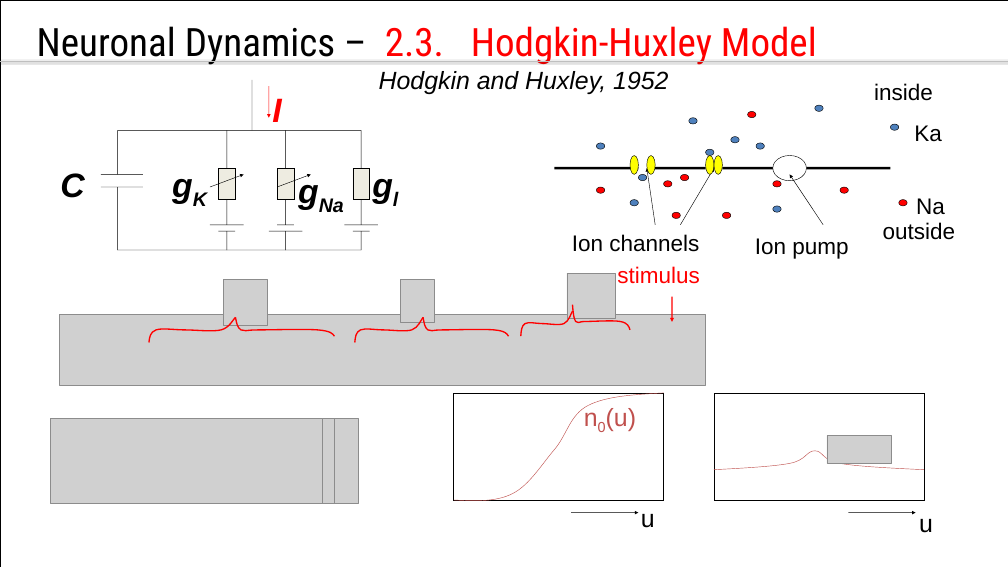
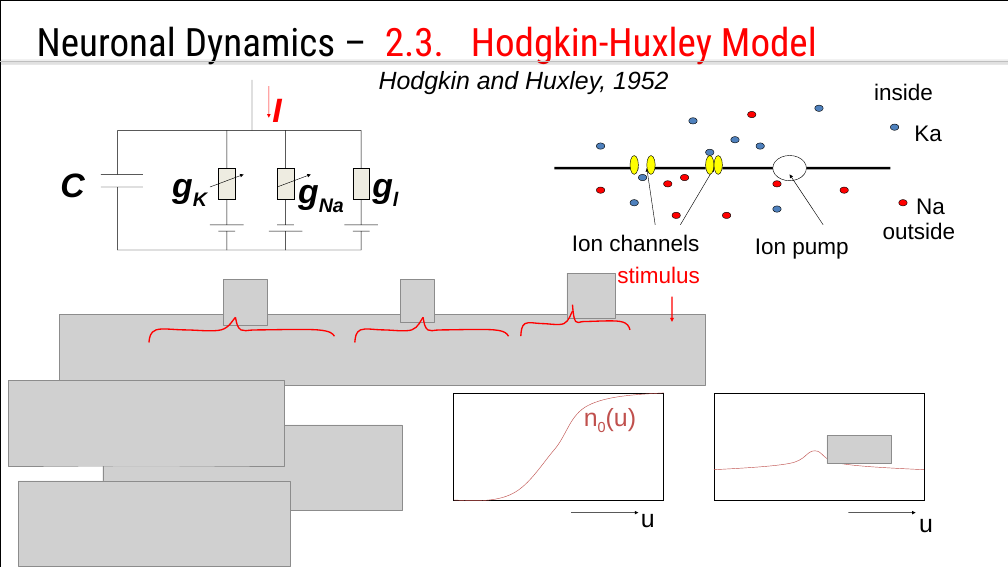
Before and after one commit to sakimarquis/Mooc, a slide deck: slide 26 of Neuronal Dynamics/2. The Hodgkin-Huxley model and detailed ion-current based neuron models/week2-HH.pptx (slide 24 before the commit). Drawn at 1008x567 pixels with LibreOffice and Linux fonts; fonts in the diff are those of the drawing; grey boxes stand for pictures. Boxes give left, top, right and bottom in pixels: in the first picture for what was removed or moved away, otherwise in the second. Text is boxed around its words. In the diff, an @@ line names an element or a change of style, - is before the commit and + after.

```diff
--- a/Neuronal Dynamics/2. The Hodgkin-Huxley model and detailed ion-current based neuron models/week2-HH.pptx
+++ b/Neuronal Dynamics/2. The Hodgkin-Huxley model and detailed ion-current based neuron models/week2-HH.pptx
@@ picture: place and size @@
-picture at bbox=[59, 418, 334, 503]
+picture at bbox=[9, 381, 284, 466]
@@ picture removed at bbox=[50, 418, 322, 503] @@
@@ picture: place and size @@
-picture at bbox=[59, 418, 358, 503]
+picture at bbox=[103, 425, 402, 510]
@@ picture added at bbox=[18, 481, 290, 566] @@
```
Also in this commit, not shown: 4 slides added, 10 other files.
